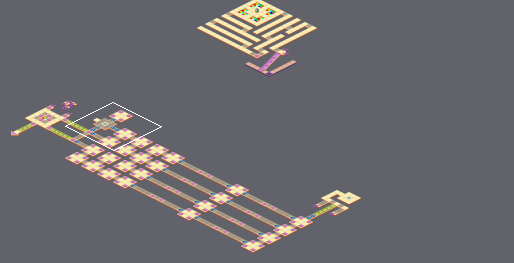
Tiled map, stored at areas/Arena_hub.tmx. Above, an overview of the earlier version with the close-up marked.
Close-up. As it was:
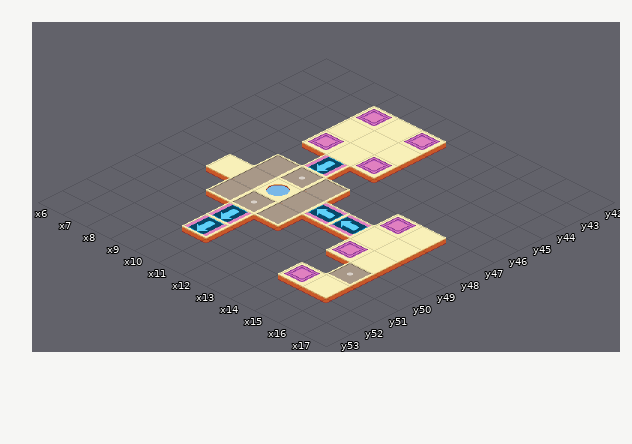
Cells are 64x32 px. Isometric: x runs down to the right, y down to the left. Shown: x 6..17, y 42..53. Layer "Tile Layer 5" is drawn 0,-64 px off the grid.
After the commit:
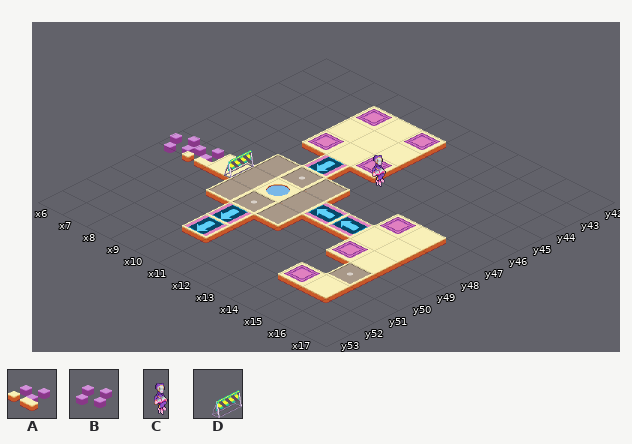
Key: from "Cyberworld new": A 2, B 3; from "Kelee": C 0 flipped left-right; from "Roadblock": D 0 flipped left-right.
_ is an empty cell.
Objects are placed by the point they stand on, in cells (3,4 is the top-left corner of cell 3,4); size is 1x1 cell unless given.
From old to new:
Layer "Tile Layer 5":
y 50: x 8..9 __ -> BA
Layer "Object Layer 5":
added: C at 13.8,47.8 size 0.5x2
added: D at 10.5,50.5 size 1x2
